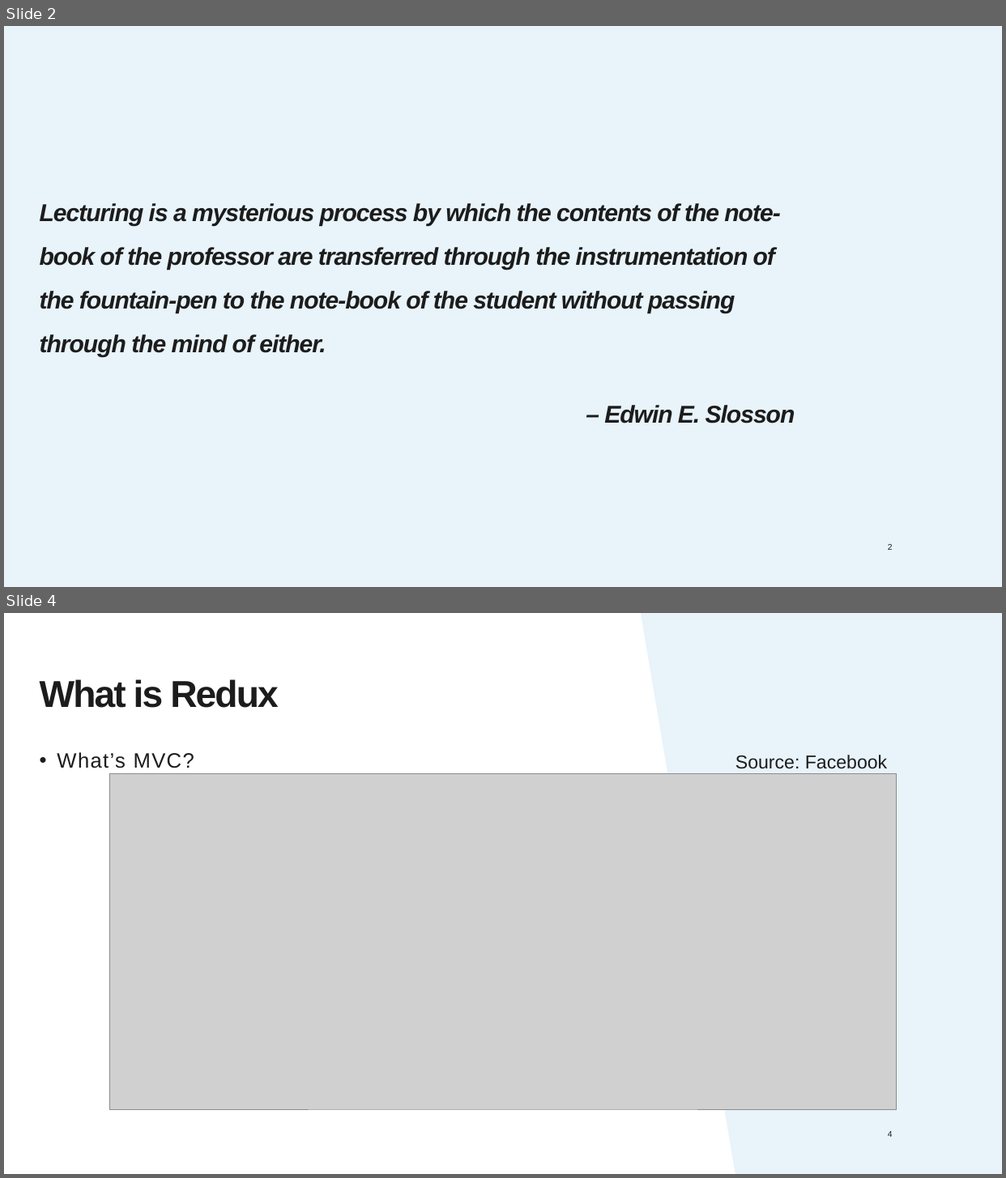
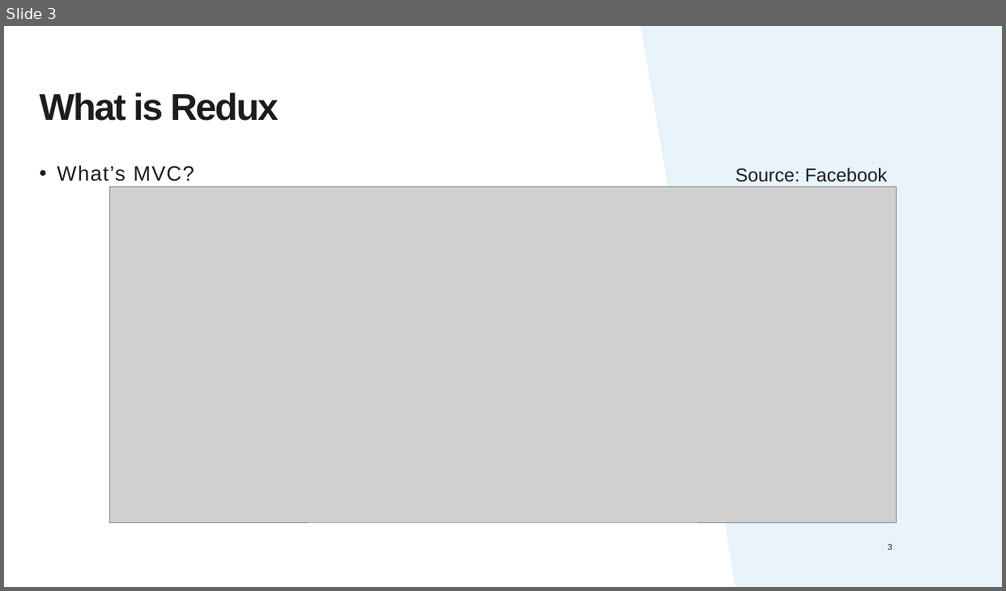
Before and after one commit to step-chew/redux-sharing, a slide deck: Redux.pptx. Shown one above the other, each under a label of ours: slides 2 and 4 before the commit, slide 3 after it; the slides between them are not shown. The pictures are 1006x1178 and 1006x591 pixels, drawn with LibreOffice and Linux fonts; fonts in the diff are those of the drawing; grey boxes stand for pictures; background and template pictures are left out. Boxes give left, top, right and bottom in pixels: in the first picture for what was removed or moved away, otherwise in the second. Text is boxed around its words. In the diff, an @@ line names an element or a change of style, - is before the commit and + after.

```diff
--- a/Redux.pptx
+++ b/Redux.pptx
@@ slide 2 removed at (x1=4, y1=26, x2=1002, y2=587), background #FFFFFF @@
@@ rectangle removed at (x1=4, y1=26, x2=1002, y2=587) @@
@@ text removed at (x1=40, y1=203, x2=795, y2=424) @@
-Lecturing is a mysterious process by which the contents of the note-book of the professor are transferred through the instrumentation of the fountain-pen to the note-book of the student without passing through the mind of either.
-– Edwin E. Slosson
@@ page number removed at (x1=872, y1=541, x2=909, y2=553) @@
-2
@@ what was slide 4 is now slide 3 @@
@@ page number at (x1=888, y1=544, x2=893, y2=550): text changed @@
-4
+3
```
Also in this commit, not shown: 2 slides changed, 2 slides added.
